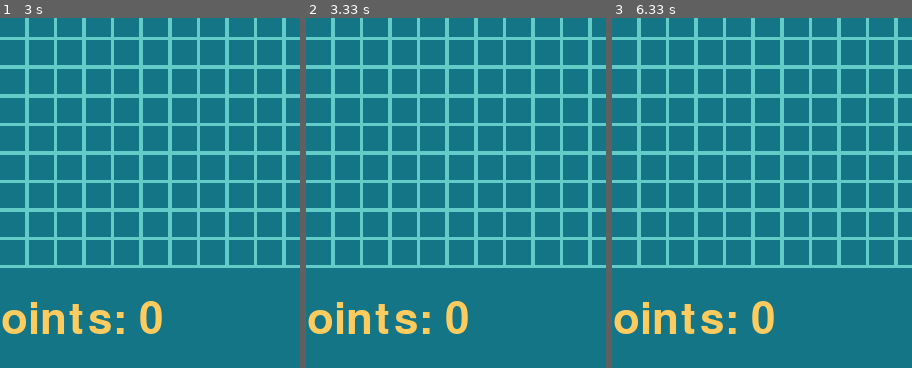
Above: before the commit, frames 1-3 (left to right).
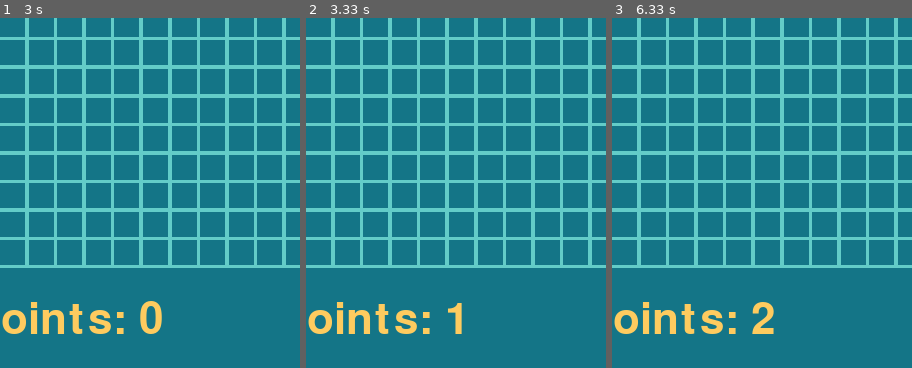
Above: after the commit, the same moments.

Repository: Tello-/Snake-in-Pygame
Game: pygame game, started from Snake.py
Same seed, same stepped clock (60 frames per second), same inputs: the game is played once before the commit and once after it.
Inputs:
- Up to frame 1 (3 s): tap Enter at 0.33 s; hold Right 0.67-1.13 s; hold Up 1.17-1.47 s; hold Right 1.5-1.97 s; hold Up 2-2.53 s; hold Left 2.57-2.87 s
- Up to frame 2 (3.33 s): no input
- Up to frame 3 (6.33 s): hold Down 3.33-3.7 s; hold Right 3.73-4.37 s; hold Down 4.4-4.77 s; hold Left 4.8-5.27 s; hold Right 5.3-5.77 s; hold Up 5.8-6.1 s; hold Right from 6.13 s (still down)
The pictures show only the part of the screen within x 10-60%, y 50-100%; the shares and areas given below are measured in that part.

Frame 1 is identical in both runs. In frame 2, 0.5% of the frame differs, in the area x 46-54%, y 80-91%; in frame 3, 0.3%.

Commit message:
overhauled to be more organized

Diff:
--- a/Engine.py
+++ b/Engine.py
@@ -25,7 +25,10 @@
         self._isRunning = True
 
     def Reset(self):
-        pass
+        self._window.fill([0,0,0])
+        self._scene_queue.clear()
+        self._scene_queue = [(Splash_Scene((config.WINDOW_WIDTH, config.WINDOW_HEIGHT))), Play_Scene((config.WINDOW_WIDTH, config.WINDOW_HEIGHT))]
+        pygame.display.flip()
 
     def Run(self):
         self._clock.tick()
@@ -43,3 +46,5 @@
             if self._stateFinished:
                 self._scene_queue.pop(self._currentScene)
                 self._stateFinished = False
+                if len(self._scene_queue) == 0:
+                    self.Reset()
--- a/scene.py
+++ b/scene.py
@@ -136,11 +136,15 @@
         self._initFilledBG(ZORA_SKIN, self._GRID_LAYER)
         self._initGridOverlay(DARK_BLUE, self._GRID_LAYER)
 
+        time.set_timer(self._TIMED_POINT_INCREASE_EVENT, 3000)
+
     def _process_input(self):
         for event in pygame.event.get():
             if event.type == pygame.QUIT:
+                self._shouldQuit = True
                 quit() # for now for debugging purposes
-                self._shouldQuit = True
+            if event.type == self._TIMED_POINT_INCREASE_EVENT.type:
+                self._pointTimerExpired = True
 
         keys = pygame.key.get_pressed()
 
@@ -163,45 +167,43 @@
                 self._hasBegun = True
 
     def _update_state(self) ->bool:
-        if self._isRunning:
-
-            if self.apple == None:
-                self.apple = self._spawnApple()
-
-            if self._checkAppleCollision():
-                self._collectApple()
-
-            selfHit = self._snakeSelfCollide()
-
-            if (self._snake.snake_coords()[0][0] <= 0 and self._currentDir == Direction.LEFT) or \
-            (self._snake.snake_coords()[0][0] >= self.CELLS_ACROSS - 1 and self._currentDir == Direction.RIGHT) or \
-            (self._snake.snake_coords()[0][1] <= 0 and self._currentDir == Direction.UP) or \
-            (self._snake.snake_coords()[0][1] >= self.CELLS_DOWN -1 and self._currentDir == Direction.DOWN) or \
-            (selfHit == True):
-
-                self._hitDetected = True
-            else:
-                if self._currentDir == Direction.UP:
-                    self._snake.move(Direction.UP)
-                elif self._currentDir == Direction.DOWN:
-                    self._snake.move(Direction.DOWN)
-                elif self._currentDir == Direction.LEFT:
-                    self._snake.move(Direction.LEFT)
-                elif self._currentDir == Direction.RIGHT:
-                    self._snake.move(Direction.RIGHT)
-                elif self._currentDir == Direction.NONE:
-                    pass
-
-            if self._hitDetected:
-                time.set_timer(self._TIMED_POINT_INCREASE_EVENT, 0)
-                self._gameover = True
-
-            if self._pointTimerExpired and not self._hitDetected:
-                if DEBUG_MODE_ON:
-                    Debug.EVENT_CALL_COUNTER += 1
-
-                self._points += 1
-                self._pointTimerExpired = False
+
+        if self.apple == None:
+            self.apple = self._spawnApple()
+
+        if self._checkAppleCollision():
+            self._collectApple()
+
+        selfHit = self._snakeSelfCollide()
+
+        if (self._snake.snake_coords()[0][0] <= 0 and self._currentDir == Direction.LEFT) or \
+        (self._snake.snake_coords()[0][0] >= self.CELLS_ACROSS - 1 and self._currentDir == Direction.RIGHT) or \
+        (self._snake.snake_coords()[0][1] <= 0 and self._currentDir == Direction.UP) or \
+        (self._snake.snake_coords()[0][1] >= self.CELLS_DOWN -1 and self._currentDir == Direction.DOWN) or \
+        (selfHit == True):
+
+            self._hitDetected = True
+        else:
+            if self._currentDir == Direction.UP:
+                self._snake.move(Direction.UP)
+            elif self._currentDir == Direction.DOWN:
+                self._snake.move(Direction.DOWN)
+            elif self._currentDir == Direction.LEFT:
+                self._snake.move(Direction.LEFT)
+            elif self._currentDir == Direction.RIGHT:
+                self._snake.move(Direction.RIGHT)
+            elif self._currentDir == Direction.NONE:
+                pass
+
+        if self._hitDetected:
+            time.set_timer(self._TIMED_POINT_INCREASE_EVENT, 0)
+            return True
+
+        if self._pointTimerExpired and not self._hitDetected:
+            self._points += 1
+            self._pointTimerExpired = False
+
+        return False # "state not done"
 
     def _render_scene(self, window:Surface):
         window.blit(self._GRID_LAYER, (0,0))
